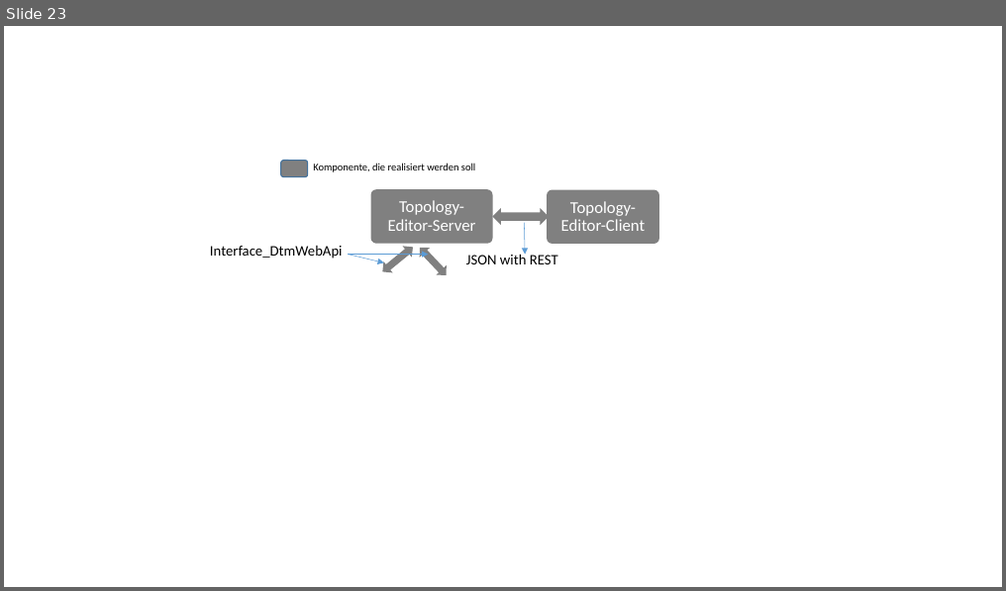
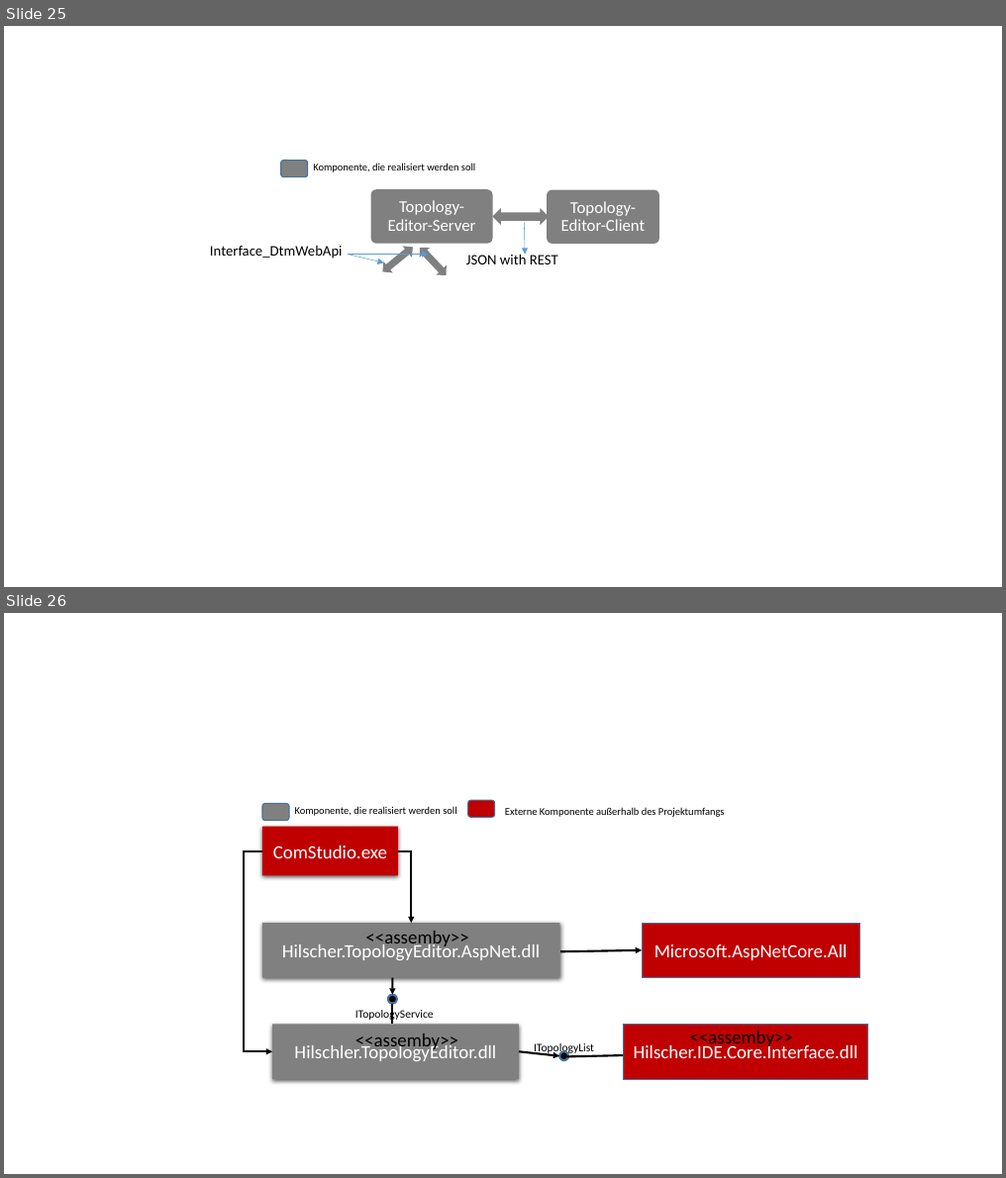
Before and after one commit to Ghislain1/zoe-fb-app, a slide deck: Masterarbeit_Skizze.pptx. Shown one above the other, each under a label of ours: slide 23 before the commit, slides 25 and 26 after it. The pictures are 1006x591 and 1006x1178 pixels, drawn with LibreOffice and Linux fonts; fonts in the diff are those of the drawing. Boxes give left, top, right and bottom in pixels: in the first picture for what was removed or moved away, otherwise in the second. Text is boxed around its words. In the diff, an @@ line names an element or a change of style, - is before the commit and + after.

```diff
--- a/Masterarbeit_Skizze.pptx
+++ b/Masterarbeit_Skizze.pptx
@@ slide 26 added at (4,613,1002,1174), background #FFFFFF @@
@@ rounded rectangle added at (262,804,289,821), fill #808080, outline #43739E 1 pt @@
@@ text added at (295,806,456,816), 10 pt, text #000000 @@
+Komponente, die realisiert werden soll
@@ rounded rectangle added at (468,800,495,817), fill #C00000, outline #43739E 1 pt @@
@@ text added at (505,807,725,817), 10 pt, text #000000 @@
+Externe Komponente außerhalb des Projektumfangs
@@ rectangle added at (262,827,398,875), fill #C00000, 18 pt, text #FFFFFF @@
+ComStudio.exe
@@ elbow arrow added from (262, 851) to (272, 1052), #000000 2 pt @@
@@ elbow arrow added from (398, 851) to (411, 923), #000000 2 pt @@
@@ rectangle added at (262,923,559,977), fill #808080, 18 pt, text #FFFFFF @@
+Hilscher.TopologyEditor.AspNet.dll
@@ text added at (365,931,468,949), 18 pt, text #000000 @@
+<<assemby>>
@@ rectangle added at (642,923,859,977), fill #C00000, outline #43739E 1 pt, 18 pt, text #FFFFFF @@
+Microsoft.AspNetCore.All
@@ arrow added from (560, 953) to (642, 951), #000000 2 pt @@
@@ ellipse added at (388,995,397,1004), fill #000000, outline #43739E 2 pt @@
@@ arrow added from (392, 978) to (392, 995), #000000 2 pt @@
@@ rectangle added at (272,1025,519,1080), fill #808080, 18 pt, text #FFFFFF @@
+Hilschler.TopologyEditor.dll
@@ text added at (355,1009,434,1022), 11 pt, text #000000 @@
+ITopologyService
@@ line added from (392, 1004) to (392, 1025), #000000 2 pt @@
@@ rectangle added at (623,1025,868,1080), fill #C00000, outline #43739E 1 pt, 18 pt, text #FFFFFF @@
+Hilscher.IDE.Core.Interface.dll
@@ text added at (355,1034,458,1052), 18 pt, text #000000 @@
+<<assemby>>
@@ arrow added from (519, 1052) to (559, 1057), #000000 2 pt @@
@@ text added at (534,1044,594,1055), 11 pt, text #000000 @@
+ITopologyList
@@ ellipse added at (559,1052,568,1060), fill #000000, outline #43739E 2 pt @@
@@ line added from (623, 1056) to (567, 1057), #000000 2 pt @@
@@ text added at (690,1031,793,1049), 18 pt, text #000000 @@
+<<assemby>>
@@ what was slide 23 is now slide 25 @@
```
Also in this commit, not shown: 2 other slides added, 2 other files.
